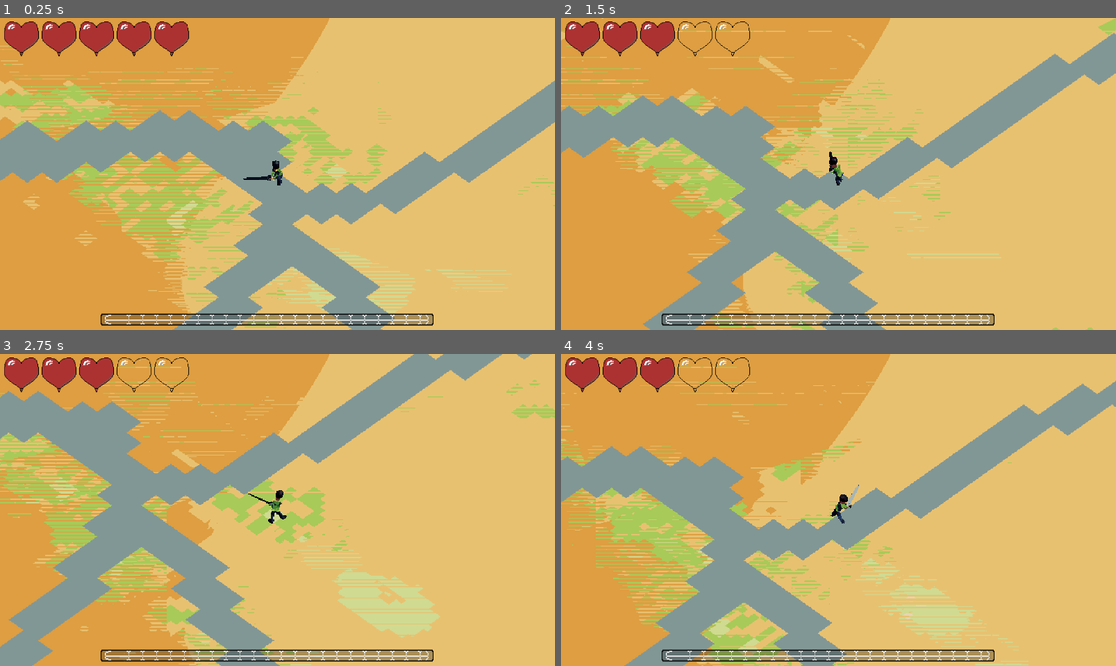
Above: before the commit, frames 1-4 (two rows, left to right).
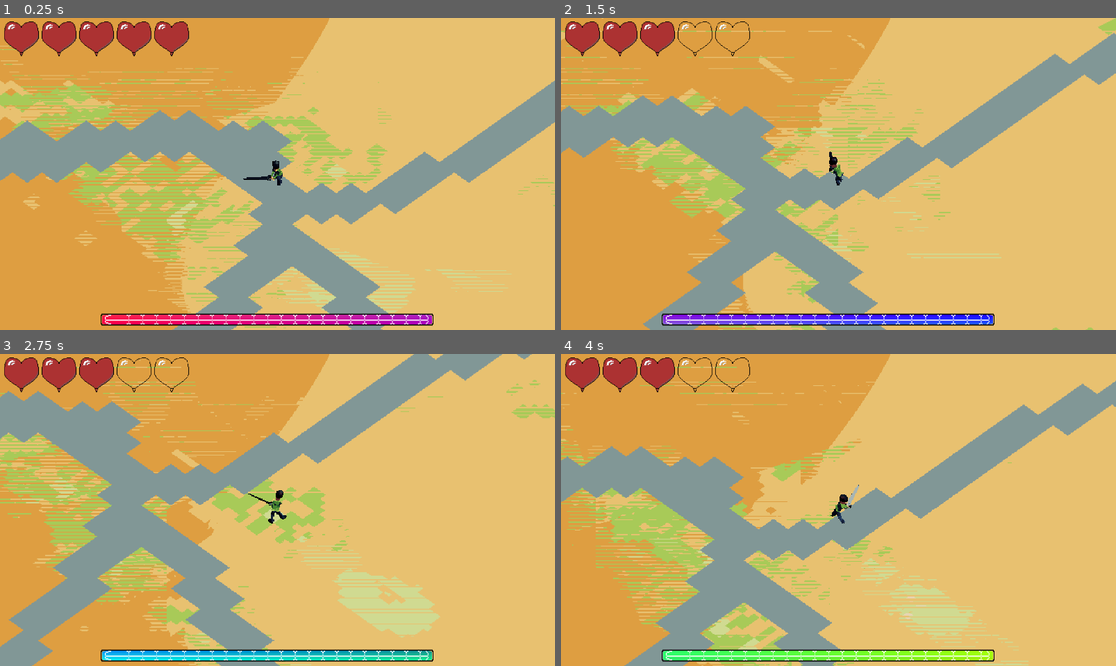
Above: after the commit, the same moments.

Repository: LargeMitchell/GMTKJAM2024
Game: Godot game, scene res://core/root.tscn
Two runs of this game, one before a commit and one after it. Both use one fixed random seed, a clock stepped at 60 frames per second and the inputs below.
Inputs (mouse positions are in pixels of both pictures, inside the frame that each line leads up to):
- Up to frame 1 (0.25 s): no input
- Up to frame 2 (1.5 s): tap Enter (ui_accept) at 0.5, 0.77 s; move the mouse to (960, 158) at 0.52 s; press the mouse at (960, 158) at 0.53 s; hold D (right) 0.53-1.28 s; move the mouse to (727, 189) at 1.27 s; release the mouse at (727, 189) at 1.28 s; hold S (down) from 1.28 s (still down); right-click (727, 189) at 1.35 s
- Up to frame 3 (2.75 s): tap Enter (ui_accept) at 1.52 s; move the mouse to (333, 441) at 2.02 s; release S (down) at 2.03 s; press the mouse at (333, 441) at 2.03 s; hold D (right) from 2.03 s (still down)
- Up to frame 4 (4 s): move the mouse to (810, 572) at 2.77 s; release D (right) at 2.78 s; release the mouse at (810, 572) at 2.78 s; hold W (up) 2.78-3.53 s; right-click (810, 572) at 2.85 s; tap Enter (ui_accept) at 3.02, 3.77 s; move the mouse to (1005, 556) at 3.52 s; press the mouse at (1005, 556) at 3.53 s; hold A (left) from 3.53 s (still down)

The runs differ from the first frame. In frame 1, 1.6% of the frame differs, in the area x 18-78%, y 95-99%; in frame 2, 1.6%; in frame 3, 1.6%; in frame 4, 1.6%.

Commit message:
Added color shader to exp bar

Diff:
--- a/core/root.tscn
+++ b/core/root.tscn
@@ -6,6 +6,10 @@
 [ext_resource type="Script" path="res://player/ui/player_ui.gd" id="4_76vnd"]
 [ext_resource type="Resource" uid="uid://ctv35bn388pki" path="res://player/player_stats.tres" id="5_q6nr4"]
 [ext_resource type="Texture2D" uid="uid://cl10d21fsx0q0" path="res://assets/HUD/EXP Bar.png" id="6_1y2xi"]
+[ext_resource type="Shader" path="res://exp/exp_bar.gdshader" id="7_luypt"]
+
+[sub_resource type="ShaderMaterial" id="ShaderMaterial_yffpx"]
+shader = ExtResource("7_luypt")
 
 [node name="Root" type="Node"]
 script = ExtResource("1_rhmql")
@@ -71,12 +75,16 @@
 [node name="ProgressBar" type="ProgressBar" parent="GameLayer/UI/EXPBar"]
 show_behind_parent = true
 z_as_relative = false
+material = SubResource("ShaderMaterial_yffpx")
 layout_mode = 1
-anchors_preset = 15
-anchor_right = 1.0
-anchor_bottom = 1.0
+anchors_preset = -1
+anchor_left = 0.00260417
+anchor_top = 0.075
+anchor_right = 0.997396
+anchor_bottom = 0.925
 grow_horizontal = 2
 grow_vertical = 2
 step = 1.0
+value = 50.0
 show_percentage = false
 metadata/_edit_use_anchors_ = true
--- /dev/null
+++ b/exp/exp_bar.gdshader
@@ -0,0 +1,13 @@
+shader_type canvas_item;
+
+
+void fragment() {
+	float alpha = step(0.4, COLOR.a);
+	vec3 col = 0.5 + 0.5*cos(TIME + UV.xyx+vec3(0,2,4));
+	COLOR = vec4(col, alpha);
+}
+
+//void light() {
+	// Called for every pixel for every light affecting the CanvasItem.
+	// Uncomment to replace the default light processing function with this one.
+//}
Not shown: 1 places in core/root.tscn that only renumber resources
Not shown: 6 places in level/PlanesMeshLib.tres that only renumber resources
